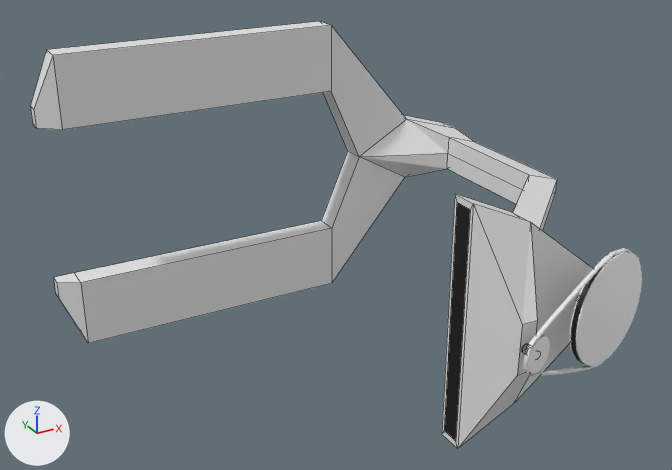
An edit to the Blender file assets/3D/new folder/y_saw_foundation.blend, drawn before and after from the same camera.
One viewpoint serves both versions: a 50 mm camera at (-574.0, -873.0, 546.0) aimed at (19.0, 206.0, 7.0). Arrows for +X, +Y and +Z are at lower left; the lights stay in place. The older version comes first. Mesh edges are drawn as thin lines on the coarser meshes.

In view in the first picture: 'band_r', 'foundation', 'spinner_big' and 2 more.
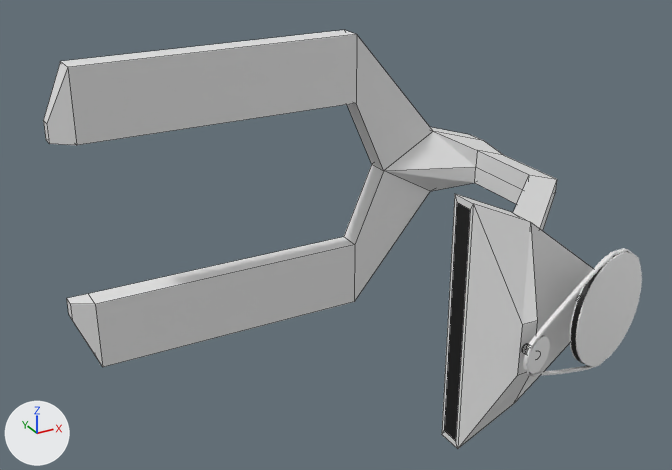
The change, as a list of edits to the scene's bpy script:
```text
Change me_cube_001:
    used by ob_foundation; location = (0.0, 471.0, 0.0)
    remove me_cube_001.from_pydata(...)  # 197 vertices, 134 faces; spans x -318.0..446.0, y -656.0..80.0, z -241.0..241.0
    add me_cube_001.from_pydata(...)  # 197 vertices, 134 faces; spans x -318.0..446.0, y -656.0..-5.0, z -241.0..241.0
    me_cube_001 part 1: all 39 vertices in x -318.0..446.0, y -23.0..80.0, z -241.0..241.0 are moved by (0.0, -85.0, 0.0)
```

What differs and where, as boxes (x1, y1, x2, y2) in the pictures (672 x 470 px; the box of a moved part takes in the faces that stretch with it):
'foundation', reshaped: before (31, 21, 593, 449); after (43, 30, 593, 449)
part 1 of me_cube_001, moved or reshaped: before (31, 21, 507, 343); after (43, 30, 507, 367)
